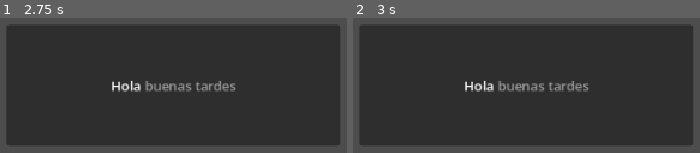
Above: before the commit, frames 1-2 (left to right).
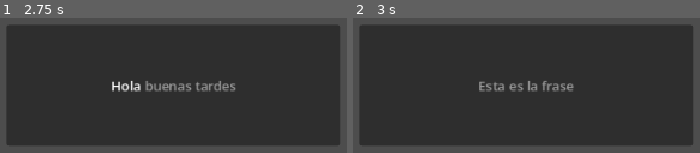
Above: after the commit, the same moments.

Repository: Goonie19/ReverseTypingGame
Game: Godot game, scene res://scenes/game_scene.tscn
Same seed, same stepped clock (60 frames per second), same inputs: the game is played once before the commit and once after it. The project has no main scene, so this scene is started directly.
Inputs:
- Up to frame 1 (2.75 s): tap Enter at 0.5, 2 s; tap Space at 1.25 s
- Up to frame 2 (3 s): tap Space at 2.75 s

Frame 1 is identical in both runs. In frame 2, 1.4% of the frame differs, in the area x 32-69%, y 46-55%.

Commit message:
Typing mechanic implemented

Diff:
--- a/scenes/game_scene.tscn
+++ b/scenes/game_scene.tscn
@@ -2,11 +2,72 @@
 
 [ext_resource type="Script" uid="uid://dg01kto7lgnjy" path="res://scripts/Minigame/minigame_controller.gd" id="1_w5aja"]
 
-[node name="GameScene" type="Node2D" unique_id=1255519799 node_paths=PackedStringArray("input")]
+[sub_resource type="Animation" id="Animation_w5aja"]
+resource_name = "NotShowing"
+tracks/0/type = "value"
+tracks/0/imported = false
+tracks/0/enabled = true
+tracks/0/path = NodePath("Typing UI:modulate:a")
+tracks/0/interp = 1
+tracks/0/loop_wrap = true
+tracks/0/keys = {
+"times": PackedFloat32Array(0),
+"transitions": PackedFloat32Array(1),
+"update": 1,
+"values": [0.0]
+}
+tracks/1/type = "value"
+tracks/1/imported = false
+tracks/1/enabled = true
+tracks/1/path = NodePath("Typing UI:visible")
+tracks/1/interp = 1
+tracks/1/loop_wrap = true
+tracks/1/keys = {
+"times": PackedFloat32Array(0),
+"transitions": PackedFloat32Array(1),
+"update": 1,
+"values": [false]
+}
+
+[sub_resource type="Animation" id="Animation_onqr8"]
+length = 0.001
+tracks/0/type = "value"
+tracks/0/imported = false
+tracks/0/enabled = true
+tracks/0/path = NodePath("Typing UI:modulate:a")
+tracks/0/interp = 1
+tracks/0/loop_wrap = true
+tracks/0/keys = {
+"times": PackedFloat32Array(0),
+"transitions": PackedFloat32Array(1),
+"update": 1,
+"values": [1.0]
+}
+tracks/1/type = "value"
+tracks/1/imported = false
+tracks/1/enabled = true
+tracks/1/path = NodePath("Typing UI:visible")
+tracks/1/interp = 1
+tracks/1/loop_wrap = true
+tracks/1/keys = {
+"times": PackedFloat32Array(0),
+"transitions": PackedFloat32Array(1),
+"update": 1,
+"values": [true]
+}
+
+[sub_resource type="AnimationLibrary" id="AnimationLibrary_ycayy"]
+_data = {
+&"NotShowing": SubResource("Animation_w5aja"),
+&"RESET": SubResource("Animation_onqr8")
+}
+
+[node name="GameScene" type="Node2D" unique_id=1255519799 node_paths=PackedStringArray("input", "text_label")]
 script = ExtResource("1_w5aja")
-input = NodePath("Control/LineEdit")
+input = NodePath("Typing UI/LineEdit")
+text_label = NodePath("Typing UI/Typing Panel/GreyTextLabel")
 
-[node name="Control" type="Control" parent="." unique_id=1719124110]
+[node name="Typing UI" type="Control" parent="." unique_id=1719124110]
 layout_mode = 3
 anchors_preset = 8
 anchor_left = 0.5
@@ -20,29 +81,29 @@
 grow_horizontal = 2
 grow_vertical = 2
 
-[node name="LineEdit" type="LineEdit" parent="Control" unique_id=229140362]
+[node name="LineEdit" type="LineEdit" parent="Typing UI" unique_id=229140362]
 layout_mode = 1
 anchors_preset = 8
 anchor_left = 0.5
 anchor_top = 0.5
 anchor_right = 0.5
 anchor_bottom = 0.5
-offset_left = -301.0
-offset_top = 421.0
-offset_right = 324.0
-offset_bottom = 543.0
+offset_left = 1297.0
+offset_top = 1099.0
+offset_right = 1922.0
+offset_bottom = 1221.0
 grow_horizontal = 2
 grow_vertical = 2
 alignment = 1
 
-[node name="Typing Panel" type="Panel" parent="Control" unique_id=899164123]
+[node name="Typing Panel" type="Panel" parent="Typing UI" unique_id=899164123]
 layout_mode = 0
 offset_left = 498.0
 offset_top = 59.0
 offset_right = 898.0
 offset_bottom = 204.155
 
-[node name="GreyTextLabel" type="RichTextLabel" parent="Control/Typing Panel" unique_id=385467457]
+[node name="GreyTextLabel" type="RichTextLabel" parent="Typing UI/Typing Panel" unique_id=385467457]
 layout_mode = 1
 anchors_preset = 15
 anchor_right = 1.0
@@ -54,3 +115,8 @@
 text = "[color=white]Hola[/color] buenas tardes"
 horizontal_alignment = 1
 vertical_alignment = 1
+
+[node name="AnimationPlayer" type="AnimationPlayer" parent="." unique_id=1605317890]
+libraries/ = SubResource("AnimationLibrary_ycayy")
+
+[connection signal="text_changed" from="Typing UI/LineEdit" to="." method="check_result"]
--- a/scripts/Minigame/minigame_controller.gd
+++ b/scripts/Minigame/minigame_controller.gd
@@ -2,12 +2,33 @@
 
 class_name MinigameController
 
-@export var dialogue_manager: DialogueView
+@export var input : LineEdit
+@export var text_label : RichTextLabel
 
-@export var input : LineEdit
+@export var text_to_type : String = "Esta es la frase"
 
-func set_dependencies(dialogue_manager: DialogueView):
-	self.dialogue_manager = dialogue_manager
+@export var waveAmp : float = 50.0
+@export var waveFreq : float = 0.5
+@export var waveConnected : int = 0
+
+var current_text_index = 0
 
 func _ready() -> void:
 	input.grab_focus()
+
+func check_result(new_text: String) -> void:
+	if not text_to_type.begins_with(new_text):
+		reset_text()
+	else:
+		update_text(new_text)
+
+func reset_text():
+	input.clear()
+	current_text_index = 0
+
+func update_text(new_text: String) -> void:
+	var colored_text = text_to_type
+	colored_text = colored_text.insert(new_text.length(), "[/color]")
+	colored_text = "[color=white]" + colored_text
+	text_label.text = colored_text
+	current_text_index += 1
